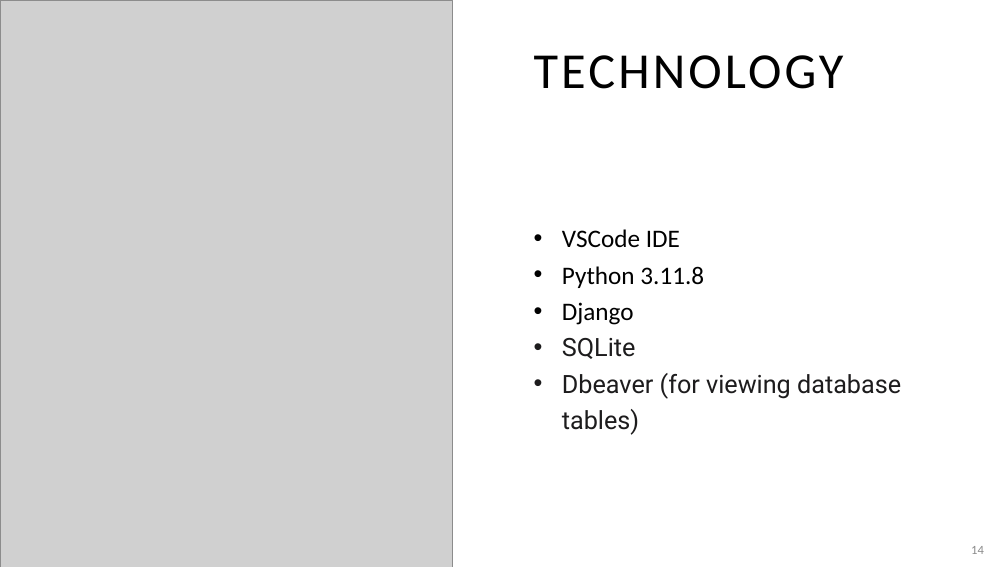
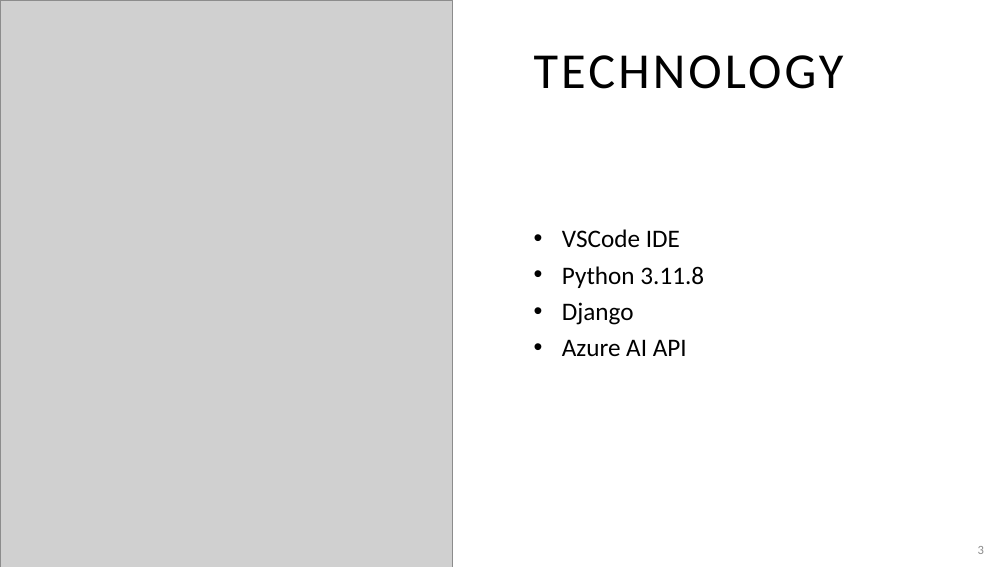
Before and after one commit to adriaonline/CPT200SP24-Team1, a slide deck: slide 3 of Phase 3 Docs/Phase 3 - Presentation.pptx (slide 14 before the commit). Drawn at 1008x567 pixels with LibreOffice and Linux fonts; fonts in the diff are those of the drawing; grey boxes stand for pictures. Boxes give left, top, right and bottom in pixels: in the first picture for what was removed or moved away, otherwise in the second. Text is boxed around its words. In the diff, an @@ line names an element or a change of style, - is before the commit and + after.

```diff
--- a/Phase 3 Docs/Phase 3 - Presentation.pptx
+++ b/Phase 3 Docs/Phase 3 - Presentation.pptx
@@ text at (x1=562, y1=339, x2=687, y2=356): text changed; font Roboto to Calibri; text colour #1D1C1D to #000000 @@
-• SQLite
-• Dbeaver (for viewing database tables)
+• Azure AI API
@@ page number at (x1=978, y1=546, x2=984, y2=554): text changed @@
-14
+3
```
Also in this commit, not shown: 5 other slides changed, 3 slides added, 13 slides removed, 1 other file.
